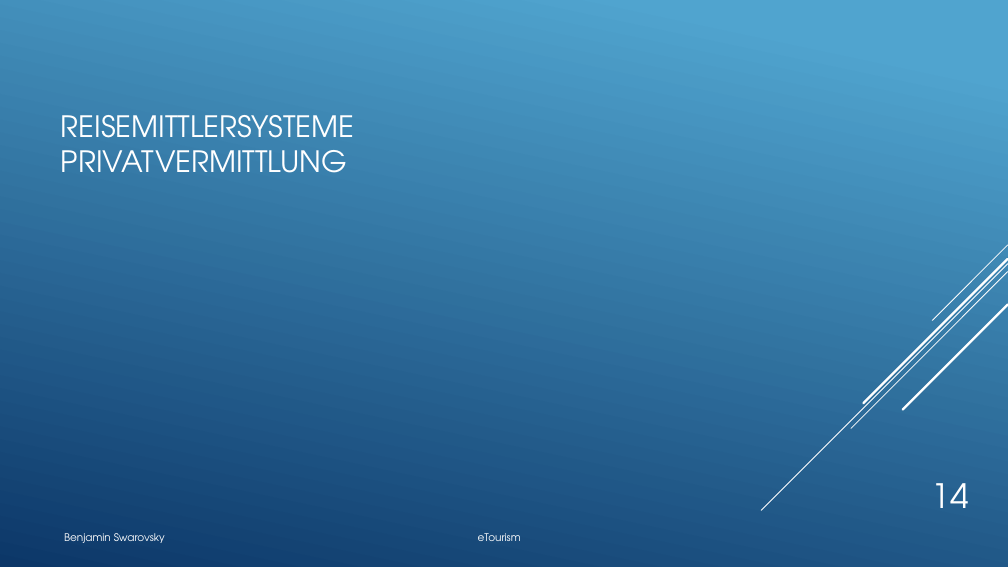
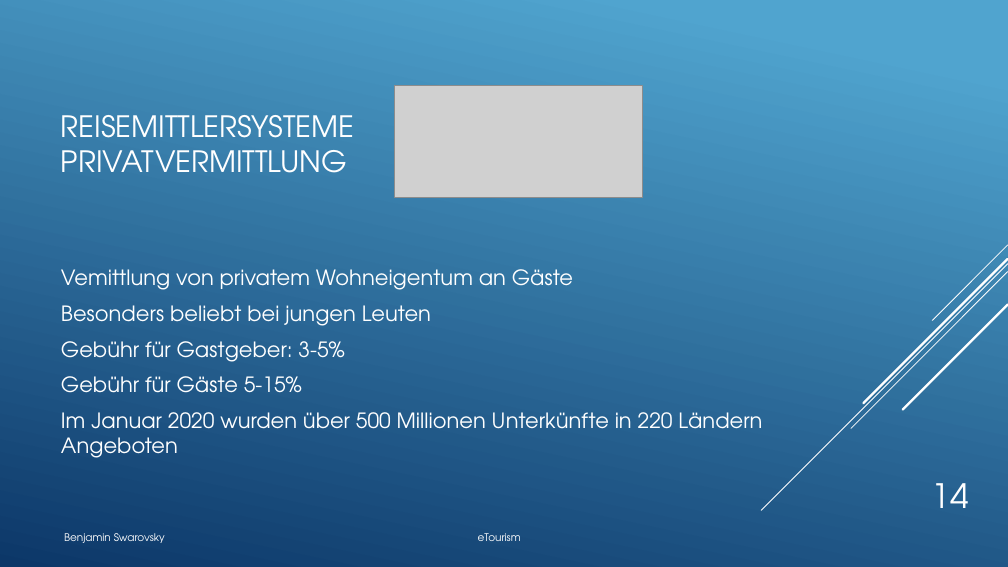
Before and after one commit to BenjaminS01/eTourism, a slide deck: slide 14 of Etourism.pptx. Drawn at 1008x567 pixels with LibreOffice and Linux fonts; fonts in the diff are those of the drawing; grey boxes stand for pictures. Boxes give left, top, right and bottom in pixels: in the first picture for what was removed or moved away, otherwise in the second. Text is boxed around its words. In the diff, an @@ line names an element or a change of style, - is before the commit and + after.

```diff
--- a/Etourism.pptx
+++ b/Etourism.pptx
@@ picture added at [394,85,642,197] @@
@@ text added at [61,269,762,458], 20 pt, text #FFFFFF @@
+Vemittlung von privatem Wohneigentum an Gäste
+Besonders beliebt bei jungen Leuten
+Gebühr für Gastgeber: 3-5%
+Gebühr für Gäste 5-15%
+Im Januar 2020 wurden über 500 Millionen Unterkünfte in 220 Ländern Angeboten
```
Also in this commit, not shown: 2 other slides changed.
